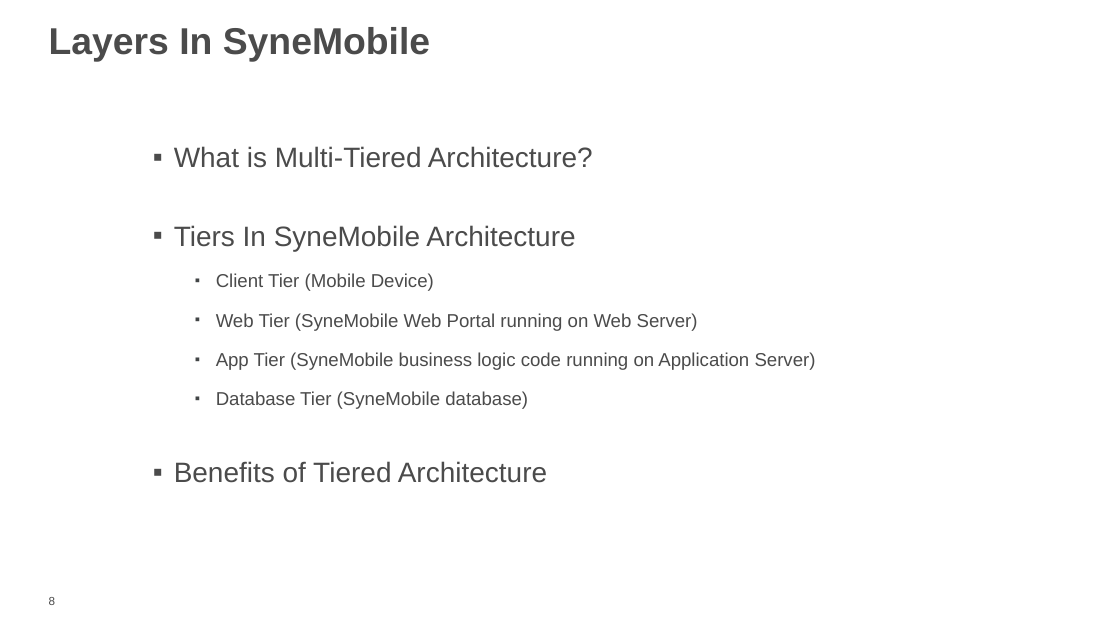
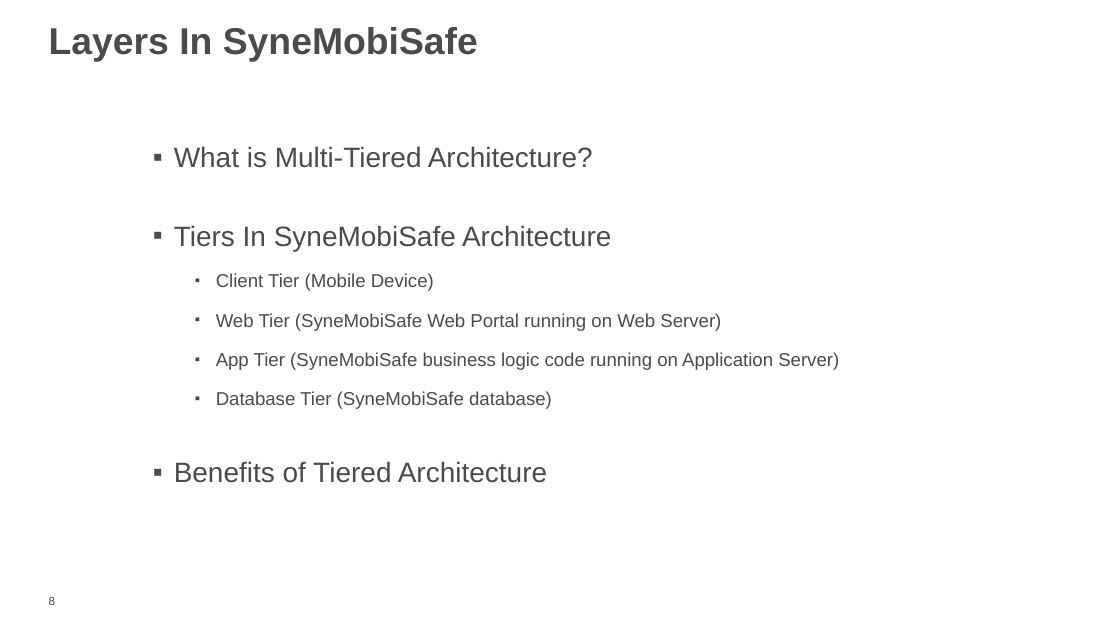
Before and after one commit to vishal1785/TestDemo, a slide deck: slide 8 of 1lb/from Asma/training/OnShore_Training_Vishal_Bhardwaj.pptx. Drawn at 1120x630 pixels with LibreOffice and Linux fonts; fonts in the diff are those of the drawing; background and template pictures are left out. Boxes give left, top, right and bottom in pixels: in the first picture for what was removed or moved away, otherwise in the second. Text is boxed around its words. In the diff, an @@ line names an element or a change of style, - is before the commit and + after.

```diff
--- a/1lb/from Asma/training/OnShore_Training_Vishal_Bhardwaj.pptx
+++ b/1lb/from Asma/training/OnShore_Training_Vishal_Bhardwaj.pptx
@@ text at bbox=[49, 27, 478, 62]: text changed @@
-Layers In SyneMobile
+Layers In SyneMobiSafe
@@ text at bbox=[174, 225, 611, 251]: text changed @@
-▪ Tiers In SyneMobile Architecture
+▪ Tiers In SyneMobiSafe Architecture
@@ text at bbox=[216, 313, 839, 409]: text changed @@
-  ▪ Web Tier (SyneMobile Web Portal running on Web Server)
-  ▪ App Tier (SyneMobile business logic code running on Application Server)
-  ▪ Database Tier (SyneMobile database)
+  ▪ Web Tier (SyneMobiSafe Web Portal running on Web Server)
+  ▪ App Tier (SyneMobiSafe business logic code running on Application Server)
+  ▪ Database Tier (SyneMobiSafe database)
```
Also in this commit, not shown: 12 other slides changed, 1 slide added, 3 slides removed, 30 other files.
